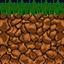
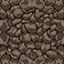
Layers edited between the first and the second 64 x 64 image:
hid "Layer 3 copy" over [0,0,64,21]
hid "Layer 4" over [0,0,64,4]
added layer "Layer 2 copy 6" above "Layer 2 copy 2" over [0,0,64,64]
showed "Layer 2 copy 2" over [6,3,60,62]
